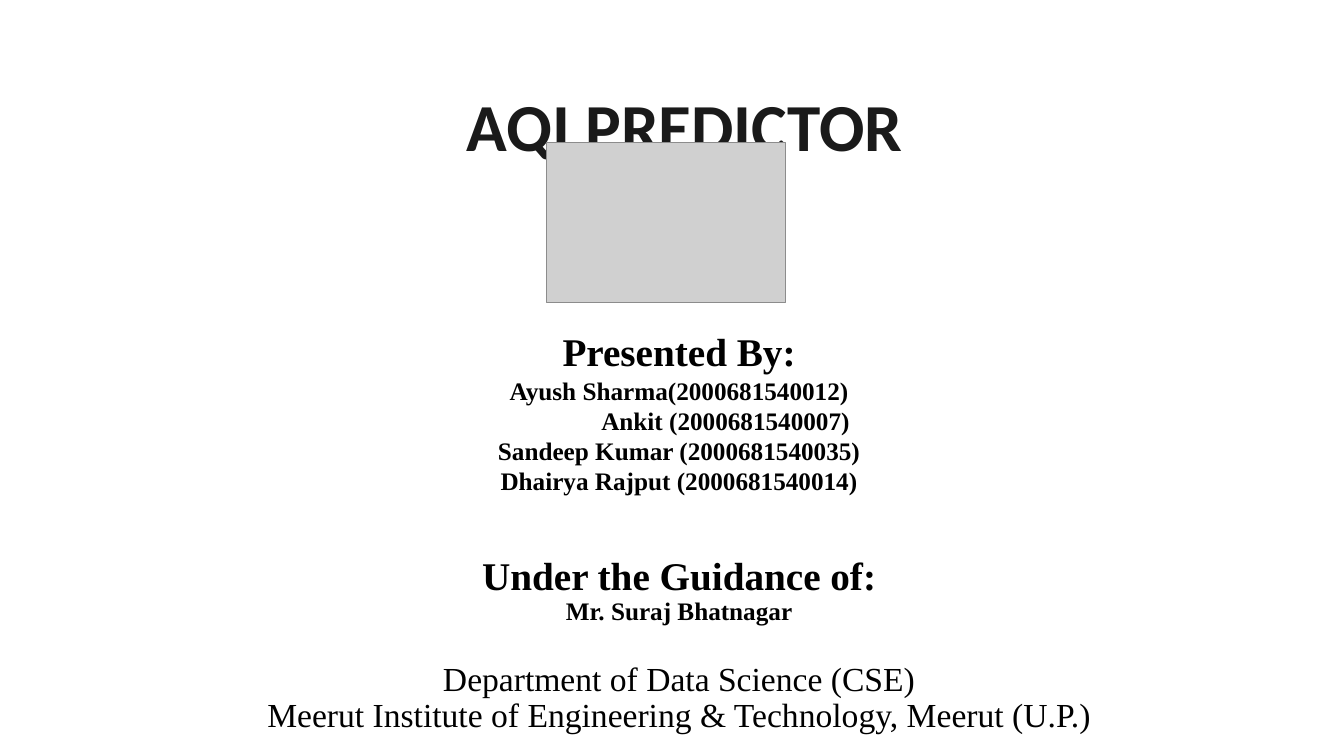
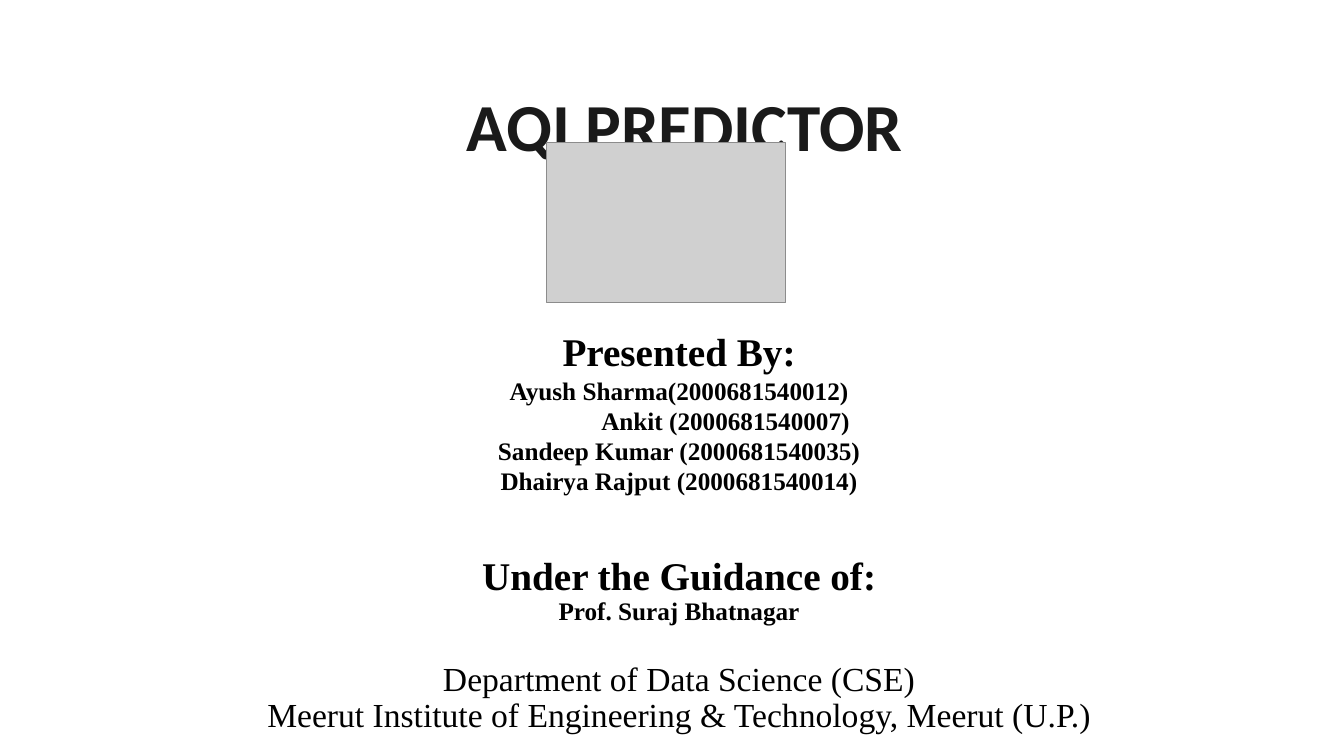
Before and after one commit to 14ayush/AQI-Predictor-Meerut, a slide deck: slide 1 of Documents/Final Year Project PPT Latest.pptx. Drawn at 1344x756 pixels with LibreOffice and Linux fonts; fonts in the diff are those of the drawing; grey boxes stand for pictures. Boxes give left, top, right and bottom in pixels: in the first picture for what was removed or moved away, otherwise in the second. Text is boxed around its words. In the diff, an @@ line names an element or a change of style, - is before the commit and + after.

```diff
--- a/Documents/Final Year Project PPT Latest.pptx
+++ b/Documents/Final Year Project PPT Latest.pptx
@@ text at [559, 602, 800, 626]: text changed @@
-Mr. Suraj Bhatnagar
+Prof. Suraj Bhatnagar
```
Also in this commit, not shown: 2 other slides changed, 4 other files.
